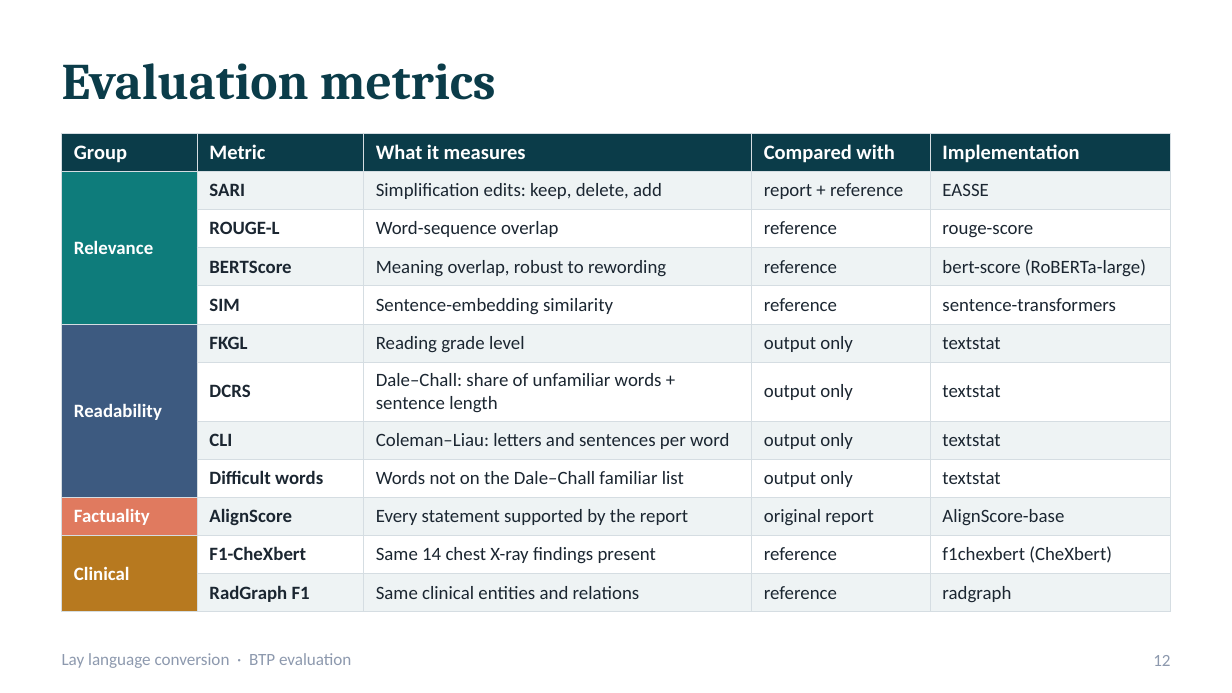
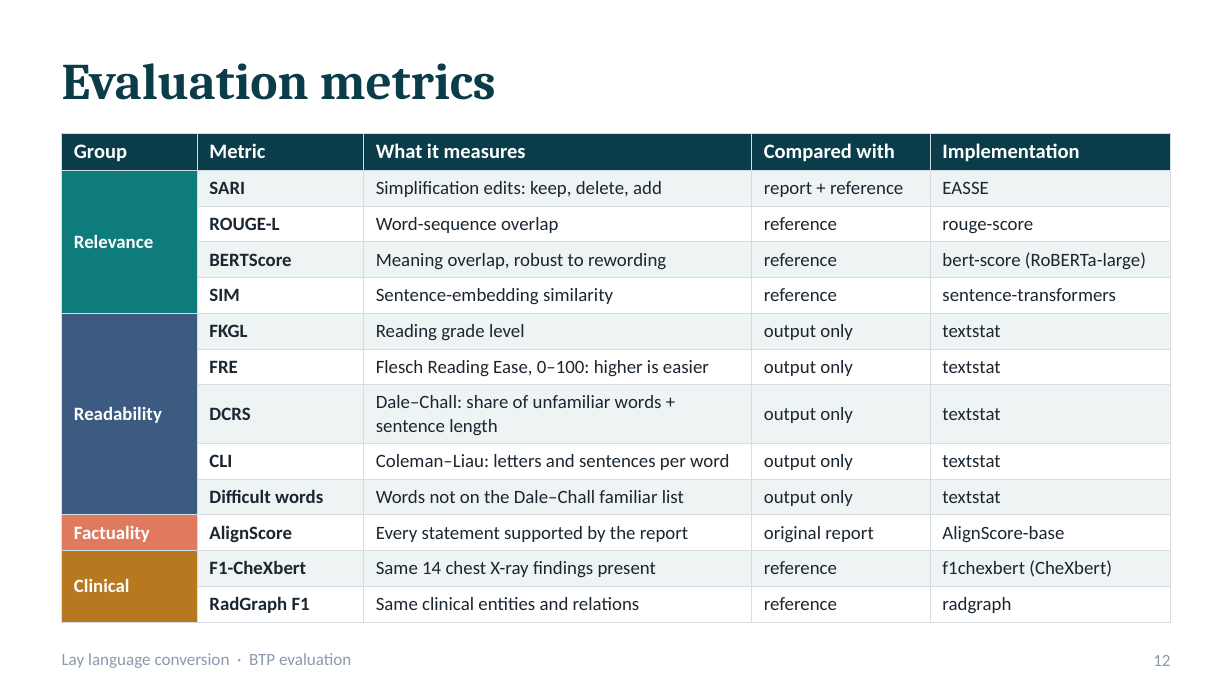
Before and after one commit to bibesgotthevibes/btp-Project, a slide deck: slide 12 of docs/BTP_Lay_Language_Conversion_Evaluation.pptx. Drawn at 1232x693 pixels with LibreOffice and Linux fonts; fonts in the diff are those of the drawing. Boxes give left, top, right and bottom in pixels: in the first picture for what was removed or moved away, otherwise in the second. Text is boxed around its words. In the diff, an @@ line names an element or a change of style, - is before the commit and + after.

```diff
--- a/docs/BTP_Lay_Language_Conversion_Evaluation.pptx
+++ b/docs/BTP_Lay_Language_Conversion_Evaluation.pptx
@@ table at (62,133,1170,618) @@
+row 7:  | FRE | Flesch Reading Ease, 0–100: higher is easier | output only | textstat
```
Also in this commit, not shown: 2 other slides changed, 2 other files.
